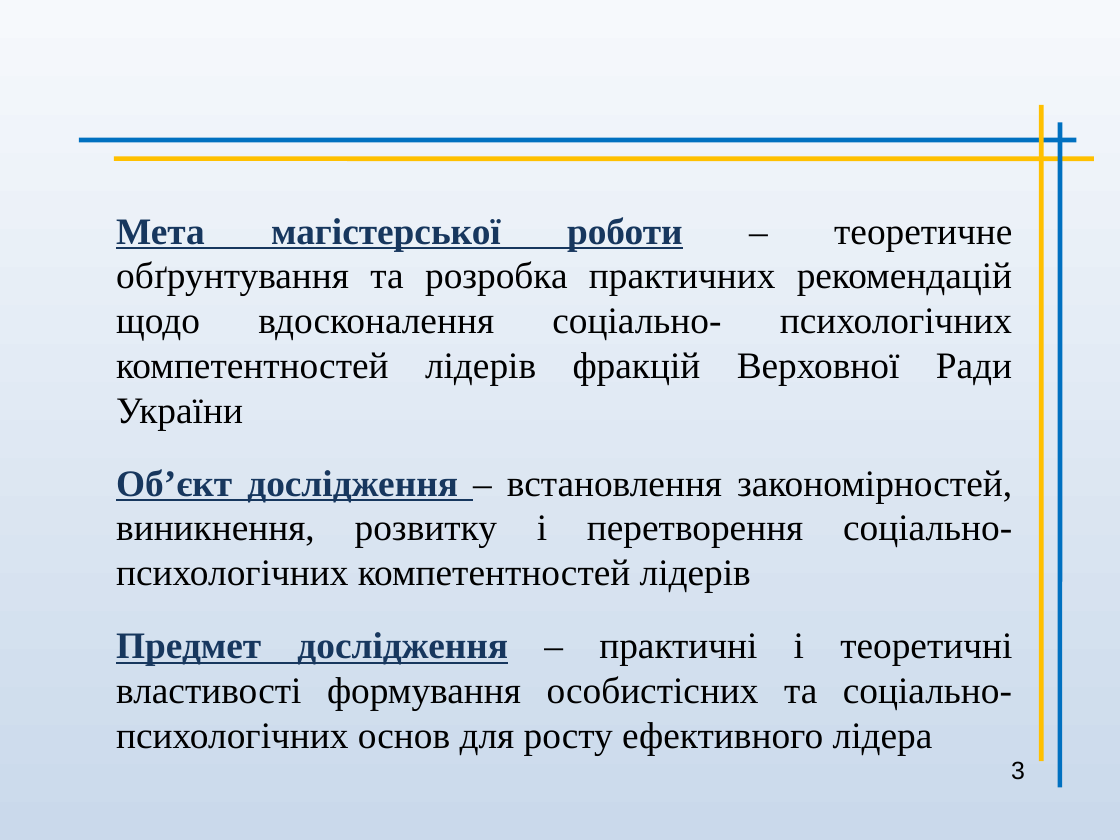
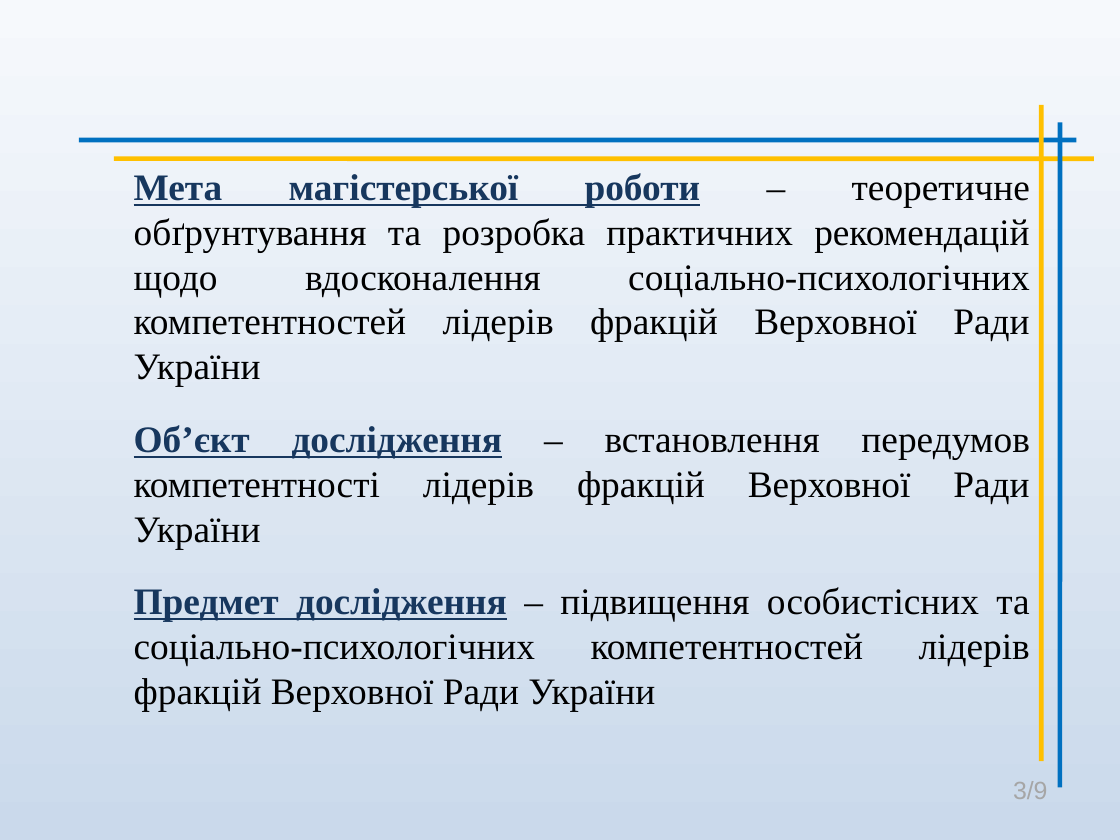
Before and after one commit to koliambrus/diploma, a slide deck: slide 3 of solomakhin.ppt. Drawn at 1120x840 pixels with LibreOffice and Linux fonts; fonts in the diff are those of the drawing. Boxes give left, top, right and bottom in pixels: in the first picture for what was removed or moved away, otherwise in the second. Text is boxed around its words. In the diff, an @@ line names an element or a change of style, - is before the commit and + after.

```diff
--- a/solomakhin.ppt
+++ b/solomakhin.ppt
@@ subtitle at (134, 173, 1030, 711): text changed @@
-Мета магістерської роботи – теоретичне обґрунтування та розробка практичних рекомендацій щодо вдосконалення соціально- психологічних компетентностей лідерів фракцій Верховної Ради України
-Об’єкт дослідження – встановлення закономірностей, виникнення, розвитку і перетворення соціально- психологічних компетентностей лідерів
-Предмет дослідження – практичні і теоретичні властивості формування особистісних та соціально-психологічних основ для росту ефективного лідера
+Мета магістерської роботи – теоретичне обґрунтування та розробка практичних рекомендацій щодо вдосконалення соціально-психологічних компетентностей лідерів фракцій Верховної Ради України
+Об’єкт дослідження – встановлення передумов компетентності лідерів фракцій Верховної Ради України
+Предмет дослідження – підвищення особистісних та соціально-психологічних компетентностей лідерів фракцій Верховної Ради України
@@ text at (1013, 781, 1047, 799): text changed; text colour #000000 to #A6A6A6 @@
-3
+3/9
```
Also in this commit, not shown: 5 other slides changed, 3 slides added, 3 slides removed, 2 other files.
